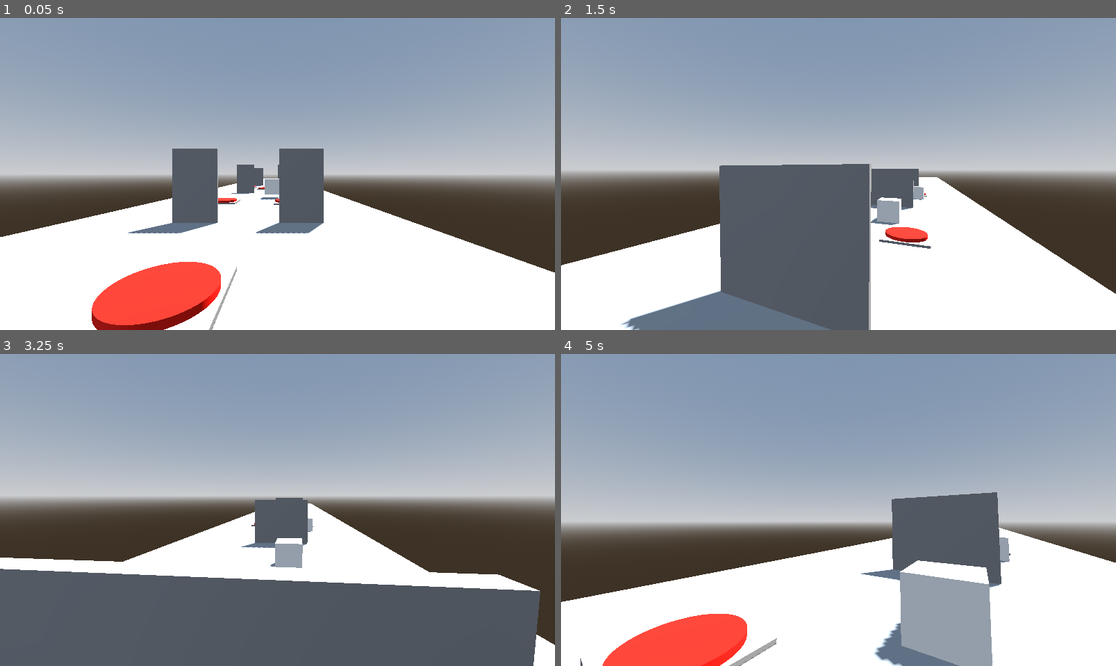
Above: before the commit, frames 1-4 (two rows, left to right).
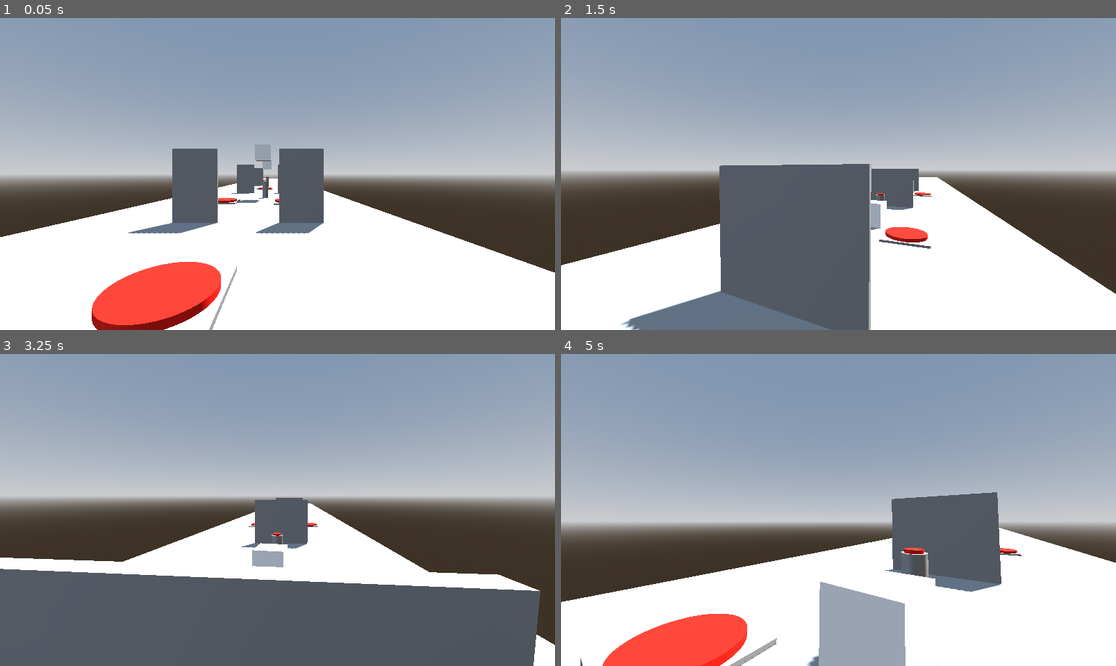
Above: after the commit, the same moments.

Repository: Phantom-soup/third-week-rapid-prototyping-again
Game: Godot game, scene res://Instances/world.tscn
The game is run twice, just before and just after one commit, with the same random seed, the same clock (stepped at 60 frames per second) and the same inputs.
Inputs (mouse positions are in pixels of both pictures, inside the frame that each line leads up to):
- Up to frame 1 (0.05 s): no input
- Up to frame 2 (1.5 s): tap Enter at 0.5 s; move the mouse to (866, 174) at 0.52 s; hold W (Up) from 0.53 s (still down); tap E (Interaction) at 0.6, 1.35 s; tap Space (Jump) at 0.77 s; move the mouse to (810, 174) at 1.27 s
- Up to frame 3 (3.25 s): keep holding W (Up); tap Space (Jump) at 1.52, 2.75, 3.02 s; move the mouse to (288, 503) at 2.02 s; tap E (Interaction) at 2.1, 2.85 s; move the mouse to (271, 516) at 2.77 s
- Up to frame 4 (5 s): keep holding W (Up); move the mouse to (877, 513) at 3.52 s; tap E (Interaction) at 3.6, 4.35 s; tap Space (Jump) at 3.77, 4.52 s; move the mouse to (794, 506) at 4.27 s

The runs differ from the first frame. In frame 1, 0.4% of the frame differs, in the area x 42-51%, y 40-60%; in frame 2, 0.5%; in frame 3, 0.7%; in frame 4, 9.0%, in the area x 44-83%, y 58-100%.

Commit message:
Outline Complete
Happy that it still works, now to make the negative catwalk

Diff:
--- a/Instances/Player.tscn
+++ b/Instances/Player.tscn
@@ -24,7 +24,7 @@
 transform = Transform3D(1, 0, 0, 0, 1, 0, 0, 0, 1, 0, 1.65069, 0)
 
 [node name="Interaction" type="RayCast3D" parent="Head/Camera3D"]
-target_position = Vector3(0, 0, -5)
+target_position = Vector3(0, 0, -3)
 script = ExtResource("2_xj6jh")
 
 [node name="Prompt" type="Label" parent="Head/Camera3D/Interaction"]
--- /dev/null
+++ b/Instances/standing_button.tscn
@@ -0,0 +1,30 @@
+[gd_scene load_steps=6 format=3 uid="uid://d0ogj2ptk4i03"]
+
+[ext_resource type="Script" uid="uid://c8cq16l5elva3" path="res://Scripts/Standing_Button.gd" id="1_3f2xc"]
+
+[sub_resource type="CylinderMesh" id="CylinderMesh_p5c3c"]
+
+[sub_resource type="CylinderMesh" id="CylinderMesh_3f2xc"]
+
+[sub_resource type="StandardMaterial3D" id="StandardMaterial3D_hbg1p"]
+albedo_color = Color(0.905882, 0.0980392, 0, 1)
+
+[sub_resource type="CylinderShape3D" id="CylinderShape3D_d7r51"]
+height = 1.26807
+radius = 0.242188
+
+[node name="Standing Button" type="StaticBody3D"]
+script = ExtResource("1_3f2xc")
+
+[node name="Base" type="MeshInstance3D" parent="."]
+transform = Transform3D(0.424267, 0, 0, 0, 0.586789, 0, 0, 0, 0.424267, 0, 0.583553, 0)
+mesh = SubResource("CylinderMesh_p5c3c")
+
+[node name="Button" type="MeshInstance3D" parent="."]
+transform = Transform3D(0.319057, 0, 0, 0, 0.0671693, 0, 0, 0, 0.319057, 0, 1.16328, 0)
+mesh = SubResource("CylinderMesh_3f2xc")
+surface_material_override/0 = SubResource("StandardMaterial3D_hbg1p")
+
+[node name="CollisionShape3D" type="CollisionShape3D" parent="."]
+transform = Transform3D(1, 0, 0, 0, 1, 0, 0, 0, 1, 0, 0.64848, 0)
+shape = SubResource("CylinderShape3D_d7r51")
--- a/Instances/world.tscn
+++ b/Instances/world.tscn
@@ -1,9 +1,10 @@
-[gd_scene load_steps=9 format=3 uid="uid://c813mjpmvuqea"]
+[gd_scene load_steps=10 format=3 uid="uid://c813mjpmvuqea"]
 
 [ext_resource type="PackedScene" uid="uid://3oetpb0fhym5" path="res://Instances/Button_Floor.tscn" id="1_ofqpk"]
 [ext_resource type="PackedScene" uid="uid://c0yeot8dnockd" path="res://Instances/door_scene.tscn" id="2_ssaec"]
 [ext_resource type="PackedScene" uid="uid://ixijbmta3kxr" path="res://Instances/Player.tscn" id="3_ou8vh"]
 [ext_resource type="PackedScene" uid="uid://bf52st6b3bhgp" path="res://Instances/box.tscn" id="4_ssaec"]
+[ext_resource type="PackedScene" uid="uid://d0ogj2ptk4i03" path="res://Instances/standing_button.tscn" id="5_ou8vh"]
 
 [sub_resource type="ProceduralSkyMaterial" id="ProceduralSkyMaterial_ofqpk"]
 sky_horizon_color = Color(0.662243, 0.671743, 0.686743, 1)
@@ -49,6 +50,9 @@
 [node name="Box1" parent="Room1" instance=ExtResource("4_ssaec")]
 transform = Transform3D(1, 0, 0, 0, 1, 0, 0, 0, 1, -2.065, 1, 1.18358)
 
+[node name="Standing Button" parent="Room1" instance=ExtResource("5_ou8vh")]
+transform = Transform3D(1, 0, 0, 0, 1, 0, 0, 0, 1, 0, 0, 3.4938)
+
 [node name="Room2" type="Node3D" parent="."]
 
 [node name="FB Double1" parent="Room2" instance=ExtResource("1_ofqpk")]
@@ -59,32 +63,53 @@
 
 [node name="Door2" parent="Room2" instance=ExtResource("2_ssaec")]
 transform = Transform3D(1, 0, 0, 0, 1, 0, 0, 0, 1, 0.311022, 0, -15.9395)
-openingKey = 1
+openingKey = 2
 
 [node name="Box2" parent="Room2" instance=ExtResource("4_ssaec")]
-transform = Transform3D(1, 0, 0, 0, 1, 0, 0, 0, 1, 0.930568, 0.819588, -12.1578)
+transform = Transform3D(1, 0, 0, 0, 1, 0, 0, 0, 1, 0.349387, 3.05178, -11.7836)
+
+[node name="Standing Button" parent="Room2" instance=ExtResource("5_ou8vh")]
+transform = Transform3D(1, 0, 0, 0, 1, 0, 0, 0, 1, 0.449529, 0.00291216, -12.3551)
 
 [node name="Room3" type="Node3D" parent="."]
 transform = Transform3D(0.986363, 0, 0, 0, 0.986363, 0, 0, 0, 0.986363, -1.19209e-07, -2.84217e-14, -9.53674e-07)
 
 [node name="FB Triple" parent="Room3" instance=ExtResource("1_ofqpk")]
-transform = Transform3D(1.60756, 0, 0, 0, 1.60756, 0, 0, 0, 1.60756, -0.0304059, 5.76293e-14, -20.3813)
+transform = Transform3D(1.60756, 0, 0, 0, 1.60756, 0, 0, 0, 1.60756, -0.0304059, 5.76293e-14, -20.2727)
 
 [node name="FB Triple2" parent="Room3" instance=ExtResource("1_ofqpk")]
-transform = Transform3D(1.60756, 0, 0, 0, 1.60756, 0, 0, 0, 1.60756, -2.11495, 5.76293e-14, -23.3653)
+transform = Transform3D(1.60756, 0, 0, 0, 1.60756, 0, 0, 0, 1.60756, -2.23049, 5.76293e-14, -22.8551)
 
 [node name="FB Triple3" parent="Room3" instance=ExtResource("1_ofqpk")]
-transform = Transform3D(1.60756, 0, 0, 0, 1.60756, 0, 0, 0, 1.60756, 1.84506, 5.76293e-14, -23.2547)
+transform = Transform3D(1.60756, 0, 0, 0, 1.60756, 0, 0, 0, 1.60756, 2.28381, 5.76293e-14, -23.2547)
 
 [node name="Door3" parent="Room3" instance=ExtResource("2_ssaec")]
 transform = Transform3D(1.01383, 0, 0, 0, 1.01383, 0, 0, 0, 1.01383, 0.315322, 2.88147e-14, -27.37)
-openingKey = 1
+openingKey = 3
 
 [node name="Box3" parent="Room3" instance=ExtResource("4_ssaec")]
-transform = Transform3D(1.01383, 0, 0, 0, 1.01383, 0, 0, 0, 1.01383, 1.91586, 0.637291, -20.9035)
+transform = Transform3D(1.01383, 0, 0, 0, 1.01383, 0, 0, 0, 1.01383, 0.0999767, 2.72763, -22.3335)
+
+[node name="Standing Button" parent="Room3" instance=ExtResource("5_ou8vh")]
+transform = Transform3D(1, 0, 0, 0, 1, 0, 0, 0, 1, 0, 0, -24.6961)
 
 [connection signal="press" from="Room1/FB Single" to="Room1/Door1" method="increment"]
 [connection signal="release" from="Room1/FB Single" to="Room1/Door1" method="deincrement"]
+[connection signal="touched" from="Room1/Standing Button" to="Room1/Box1" method="resetPosition"]
+[connection signal="touched" from="Room1/Standing Button" to="Room2/Box2" method="resetPosition"]
+[connection signal="touched" from="Room1/Standing Button" to="Room3/Box3" method="resetPosition"]
+[connection signal="press" from="Room2/FB Double1" to="Room2/Door2" method="increment"]
+[connection signal="release" from="Room2/FB Double1" to="Room2/Door2" method="deincrement"]
+[connection signal="press" from="Room2/FB Double2" to="Room2/Door2" method="increment"]
+[connection signal="release" from="Room2/FB Double2" to="Room2/Door2" method="deincrement"]
+[connection signal="touched" from="Room2/Standing Button" to="Room2/Box2" method="resetPosition"]
+[connection signal="press" from="Room3/FB Triple" to="Room3/Door3" method="increment"]
+[connection signal="release" from="Room3/FB Triple" to="Room3/Door3" method="deincrement"]
+[connection signal="press" from="Room3/FB Triple2" to="Room3/Door3" method="increment"]
+[connection signal="release" from="Room3/FB Triple2" to="Room3/Door3" method="deincrement"]
+[connection signal="press" from="Room3/FB Triple3" to="Room3/Door3" method="increment"]
+[connection signal="release" from="Room3/FB Triple3" to="Room3/Door3" method="deincrement"]
+[connection signal="touched" from="Room3/Standing Button" to="Room3/Box3" method="resetPosition"]
 
 [editable path="Room1/Door1"]
 [editable path="Room1/Box1"]
--- a/Scripts/Player.gd
+++ b/Scripts/Player.gd
@@ -36,7 +36,7 @@
 	if picked_object != null:
 		picked_object = null
 
-func _input(event: InputEvent) -> void:
+func _input(_event: InputEvent) -> void:
 	if Input.is_action_just_pressed("Interaction"):
 		if picked_object == null:
 			pickup_object()
--- a/Scripts/Standing_Button.gd
+++ b/Scripts/Standing_Button.gd
@@ -1,11 +1,10 @@
 extends CollisionObject3D
 class_name Interactable
 
-@export var prompt_message = "Interact"
-@export var prompt_input = "Interact"
+@export var prompt_message = " "
+@export var prompt_input = " "
 
 signal touched(body)
 
 func interact(body):
 	touched.emit(body)
-	print("Button pushed")
--- a/Scripts/box.gd
+++ b/Scripts/box.gd
@@ -9,9 +9,8 @@
 
 
 func _ready() -> void:
-	mesh_instance_3d.mesh
 	initialSpawn = position
 
 
-func resetPosition(body):
+func resetPosition(_body):
 	position = initialSpawn
--- a/Scripts/door.gd
+++ b/Scripts/door.gd
@@ -4,12 +4,14 @@
 
 var is_open := false
 var openerValue = 0
+var closeKey
 
 @export var openingKey : int
 
 
 func _ready() -> void:
 	anim = $AnimationTree.get("parameters/playback")
+	closeKey = openingKey - openingKey
 
 
 func toggle(_body):
@@ -24,7 +26,7 @@
 		anim.travel("Door_Close")
 
 
-func turnon(body):
+func turnon(_body):
 	is_open = true
 
 	if is_open == true:
@@ -33,7 +35,7 @@
 		anim.travel("Door_Close")
 
 
-func turnoff(body):
+func turnoff(_body):
 	is_open = false
 
 	if is_open == true:
@@ -42,7 +44,7 @@
 		anim.travel("Door_Close")
 
 
-func increment(body):
+func increment(_body):
 	openerValue = openerValue + 1
 
 	if openerValue > openingKey:
@@ -52,11 +54,11 @@
 		anim.travel("Door_Open")
 
 
-func deincrement(body):
+func deincrement(_body):
 	openerValue = openerValue - 1
 
 	if openerValue < 0:
 		openerValue = 0
 
-	if openerValue == 0:
+	if openerValue != openingKey:
 		anim.travel("Door_Close")
